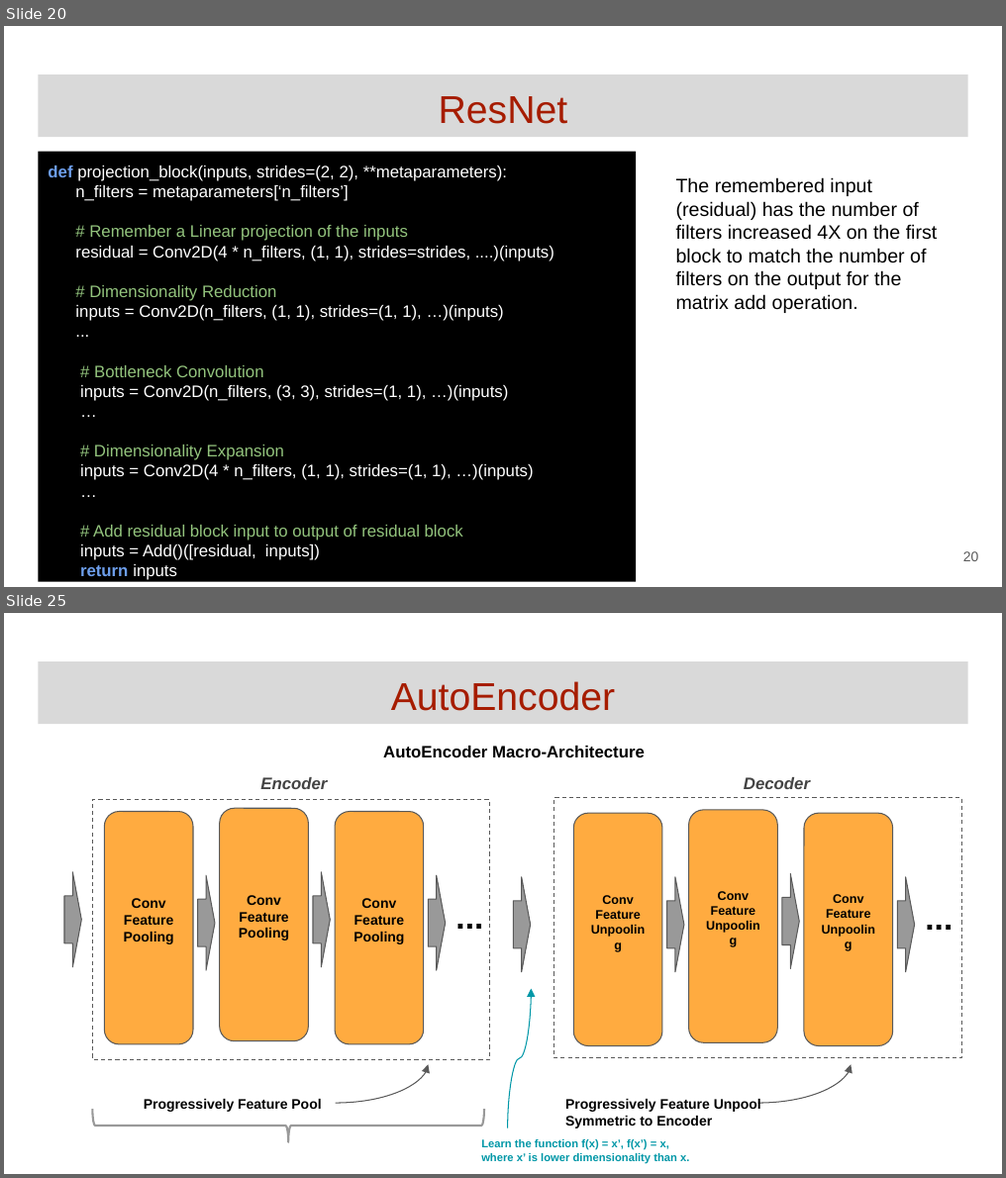
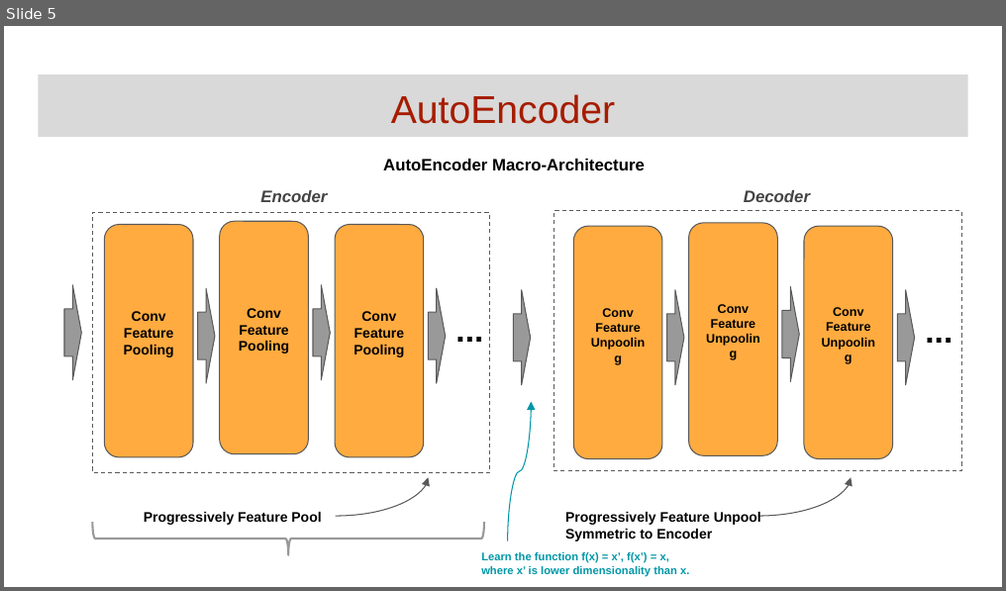
Before and after one commit to GoogleCloudPlatform/keras-idiomatic-programmer, a slide deck: community-labs/Community Lab - Encoders for CNN.pptx. Shown one above the other, each under a label of ours: slides 20 and 25 before the commit, slide 5 after it; the slides between them are not shown. The pictures are 1006x1178 and 1006x591 pixels, drawn with LibreOffice and Linux fonts; fonts in the diff are those of the drawing. Boxes give left, top, right and bottom in pixels: in the first picture for what was removed or moved away, otherwise in the second. Text is boxed around its words. In the diff, an @@ line names an element or a change of style, - is before the commit and + after.

```diff
--- a/community-labs/Community Lab - Encoders for CNN.pptx
+++ b/community-labs/Community Lab - Encoders for CNN.pptx
@@ slide 20 removed at box(4, 26, 1002, 587), background #FFFFFF @@
@@ title removed at box(38, 75, 968, 138) @@
-ResNet
@@ rectangle removed at box(38, 152, 636, 582) @@
-def projection_block(inputs, strides=(2, 2), **metaparameters):
-n_filters = metaparameters[‘n_filters’]
-# Remember a Linear projection of the inputs
-residual = Conv2D(4 * n_filters, (1, 1), strides=strides, ....)(inputs)
-# Dimensionality Reduction
-inputs = Conv2D(n_filters, (1, 1), strides=(1, 1), …)(inputs)
-...
-# Bottleneck Convolution
-inputs = Conv2D(n_filters, (3, 3), strides=(1, 1), …)(inputs)
-…
-# Dimensionality Expansion
-inputs = Conv2D(4 * n_filters, (1, 1), strides=(1, 1), …)(inputs)
-…
-# Add residual block input to output of residual block
-inputs = Add()([residual, inputs])
-return inputs
@@ text removed at box(676, 177, 938, 313) @@
-The remembered input (residual) has the number of filters increased 4X on the first block to match the number of filters on the output for the matrix add operation.
@@ page number removed at box(963, 552, 979, 562) @@
-20
@@ what was slide 25 is now slide 5 @@
```
Also in this commit, not shown: 1 slide changed, 19 other slides removed, 2 other files.
